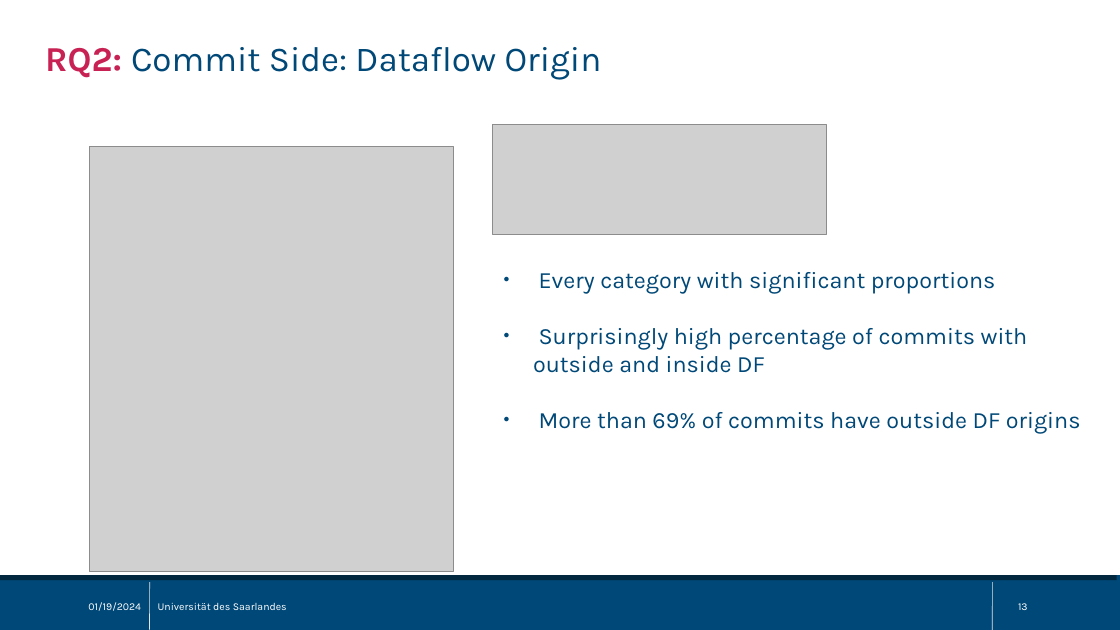
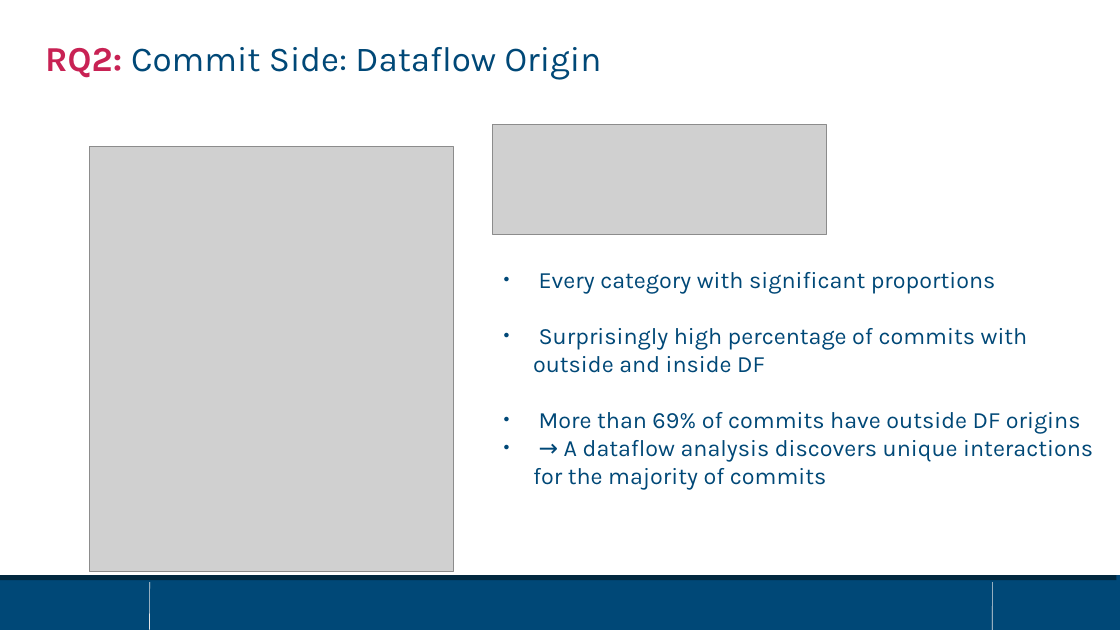
Before and after one commit to sisteu56/bachelor, a slide deck: slide 13 of pres/bachelor_thesis_pres.odp. Drawn at 1120x630 pixels with LibreOffice and Linux fonts; fonts in the diff are those of the drawing; grey boxes stand for pictures. Boxes give left, top, right and bottom in pixels: in the first picture for what was removed or moved away, otherwise in the second. Text is boxed around its words. In the diff, an @@ line names an element or a change of style, - is before the commit and + after.

```diff
--- a/pres/bachelor_thesis_pres.odp
+++ b/pres/bachelor_thesis_pres.odp
@@ text at [533,440,1093,489]: paragraph added @@
+● → A dataflow analysis discovers unique interactions for the majority of commits
@@ text removed at [88,602,141,611] @@
-01/19/2024
@@ text removed at [158,603,287,610] @@
-Universität des Saarlandes
@@ page number removed at [1018,603,1028,610] @@
-13
```
Also in this commit, not shown: 17 other slides changed, 1 other file.
